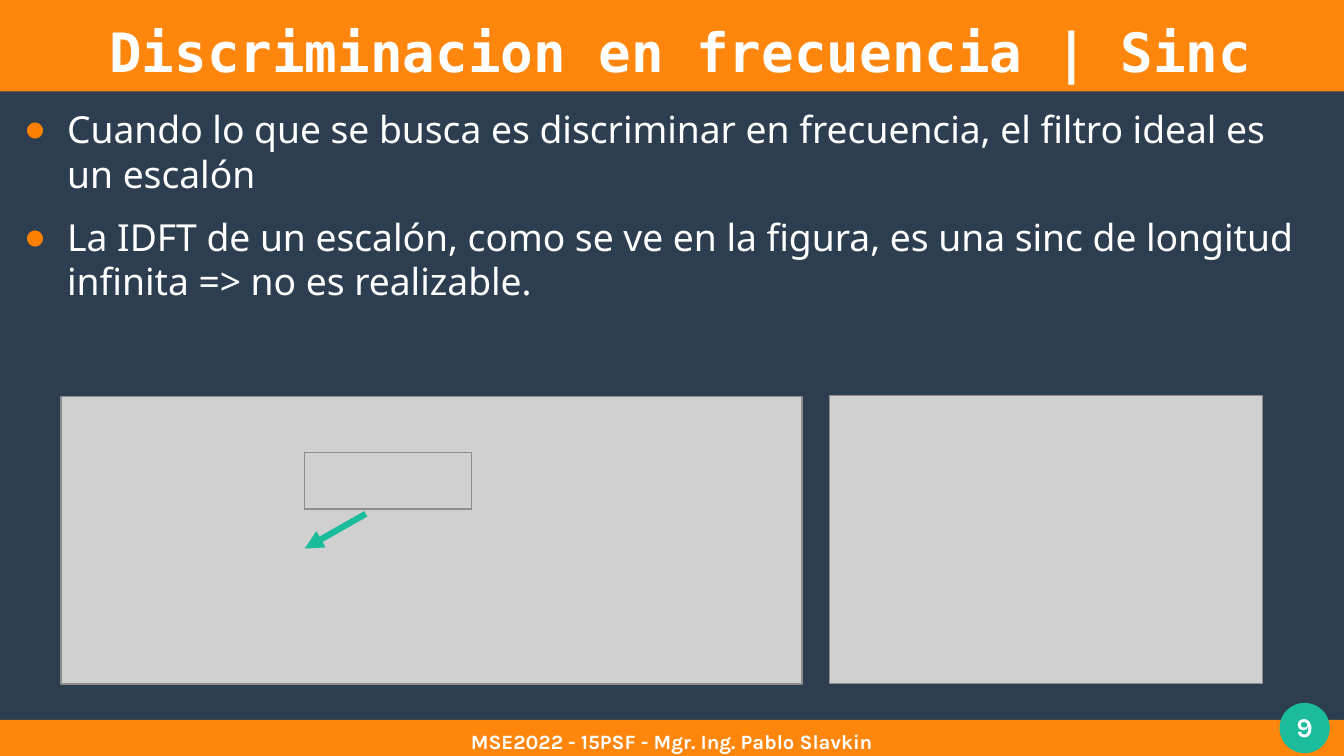
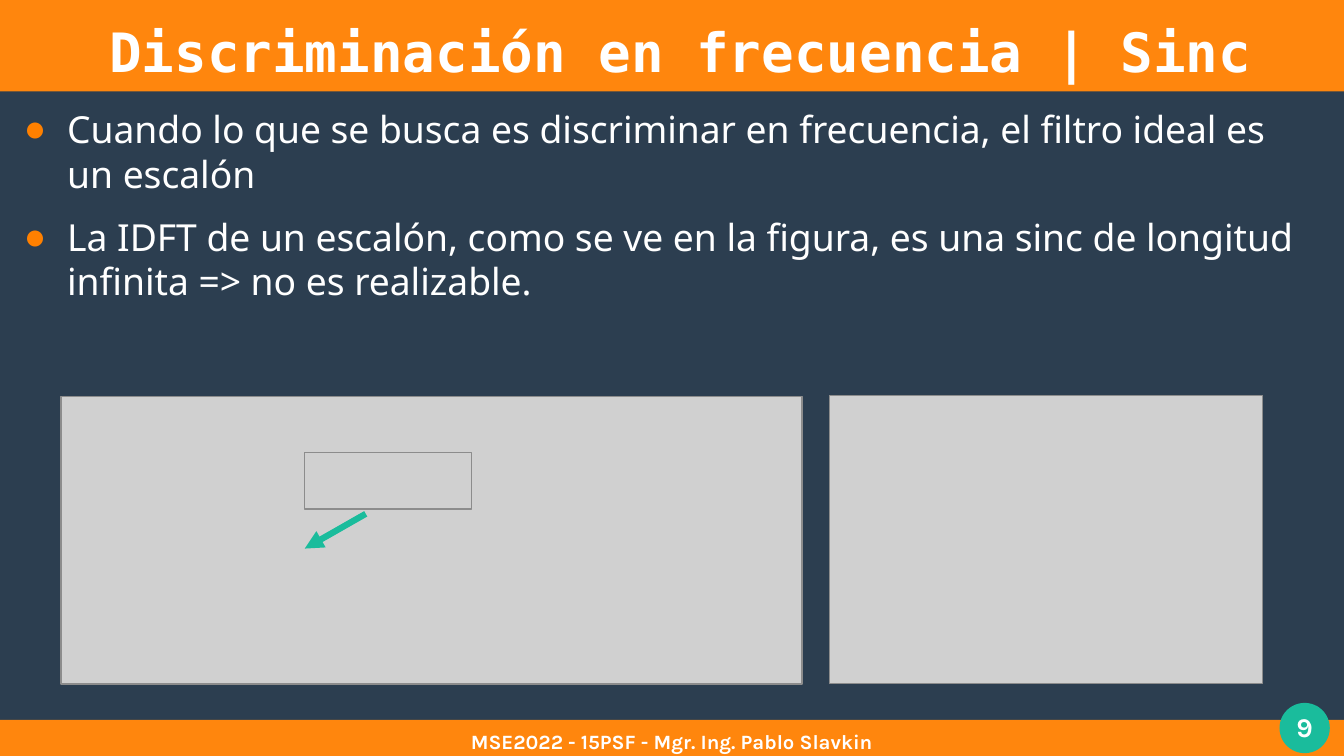
Before and after one commit to pslavkin/psf_2022, a slide deck: slide 9 of clases/6_clase/6_clase.odp. Drawn at 1344x756 pixels with LibreOffice and Linux fonts; fonts in the diff are those of the drawing; grey boxes stand for pictures. Boxes give left, top, right and bottom in pixels: in the first picture for what was removed or moved away, otherwise in the second. Text is boxed around its words. In the diff, an @@ line names an element or a change of style, - is before the commit and + after.

```diff
--- a/clases/6_clase/6_clase.odp
+++ b/clases/6_clase/6_clase.odp
@@ title at (109,28,1250,73): text changed @@
-Discriminacion en frecuencia | Sinc
+Discriminación en frecuencia | Sinc
```
Also in this commit, not shown: 3 other slides changed, 15 other files.
